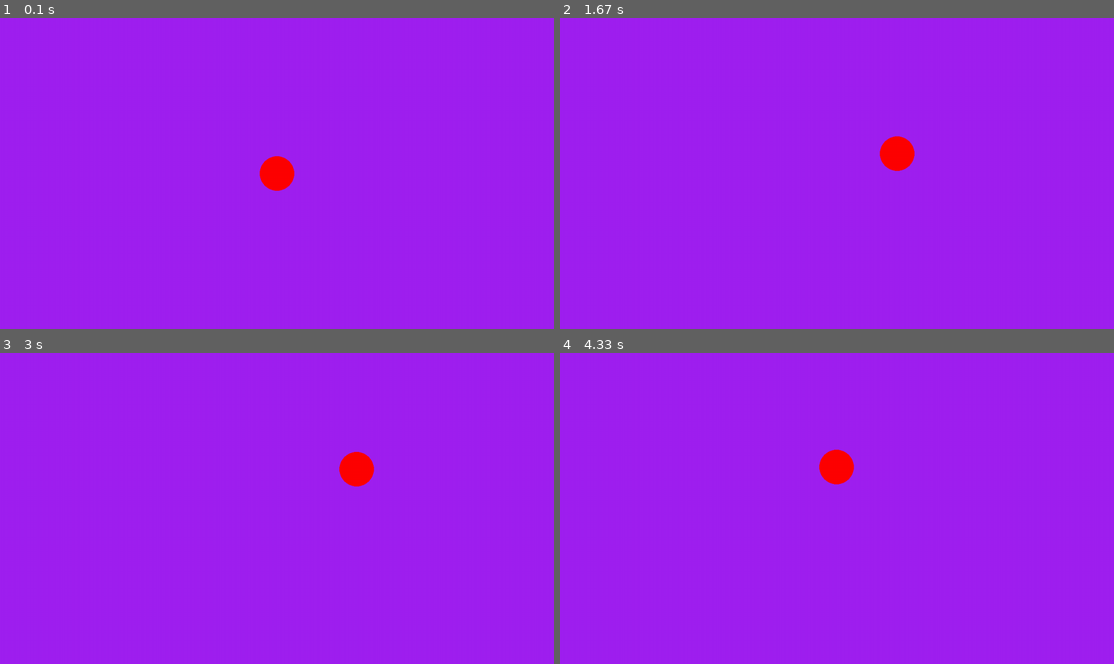
Above: before the commit, frames 1-4 (two rows, left to right).
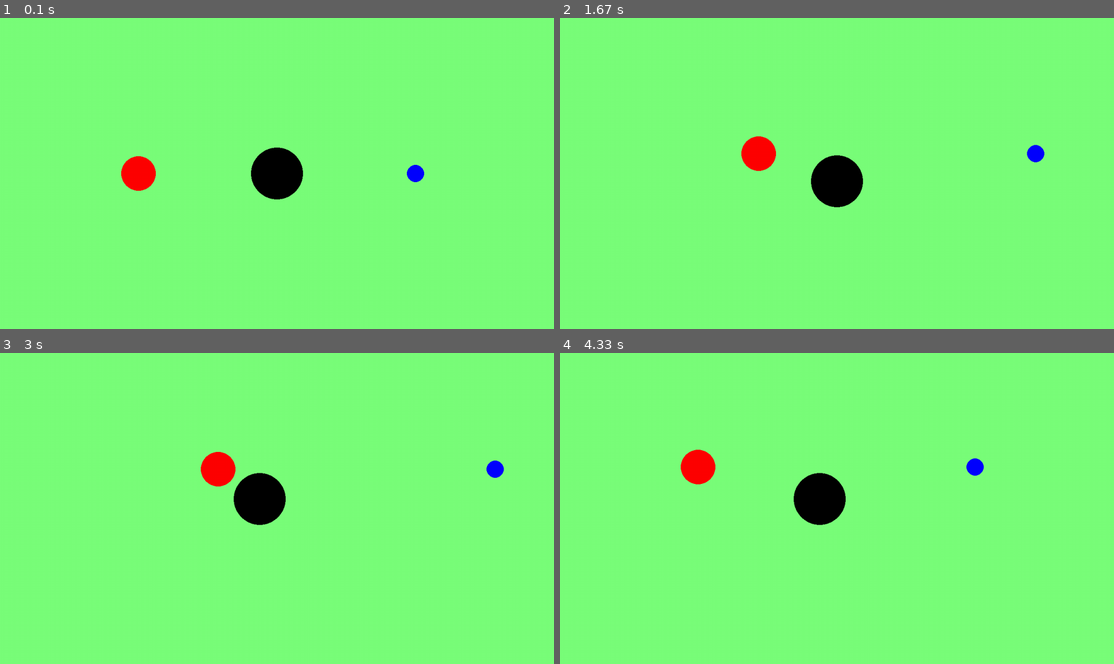
Above: after the commit, the same moments.

Repository: ryanpereda/pygame-test
Game: pygame game, started from pygame-test.py
The game is run twice, just before and just after one commit, with the same random seed, the same clock (stepped at 60 frames per second) and the same inputs.
Inputs (mouse positions are in pixels of both pictures, inside the frame that each line leads up to):
- Up to frame 1 (0.1 s): no input
- Up to frame 2 (1.67 s): press the mouse at (814, 185) at 0.37 s; move the mouse to (914, 176) at 0.47 s; release the mouse at (1014, 164) at 0.6 s; hold Right 0.67-1.13 s; hold D 0.67-1.13 s; move the mouse to (837, 195) at 0.7 s; press the mouse at (814, 185) at 1.2 s; move the mouse to (742, 217) at 1.3 s; release the mouse at (665, 245) at 1.43 s; hold Up from 1.5 s (still down); hold W from 1.5 s (still down)
- Up to frame 3 (3 s): release Up at 1.8 s; release W at 1.8 s; press the mouse at (254, 520) at 1.87 s; move the mouse to (193, 458) at 1.97 s; release the mouse at (132, 393) at 2.1 s; hold Right 2.17-2.63 s; hold D 2.17-2.63 s; hold Left from 2.67 s (still down); hold A from 2.67 s (still down)
- Up to frame 4 (4.33 s): release Left at 3.2 s; release A at 3.2 s; hold Down 3.23-3.53 s; hold S 3.23-3.53 s; hold Left 3.57-3.97 s; hold A 3.57-3.97 s; hold Up from 4 s (still down); hold W from 4 s (still down)

The runs differ from the first frame. In frame 1, 100% of the frame differs, in the area x 0-100%, y 0-100%; in frame 2, 100%; in frame 3, 100%; in frame 4, 100%.

Commit message:
three circles

Diff:
--- a/pygame-test.py
+++ b/pygame-test.py
@@ -1,21 +1,64 @@
 import pygame
+import sys
+# todo: keep a circle where the mouse was pressed that shows dx and dy
+pygame.init()
 
-pygame.init()
-screen = pygame.display.set_mode((1280, 720))
+screen_width, screen_height = 1280, 720
+screen = pygame.display.set_mode((screen_width, screen_height))
+pygame.display.set_caption("Circles")
 clock = pygame.time.Clock()
 running = True
 dt = 0
 
-player_pos = pygame.Vector2(screen.get_width() / 2, screen.get_height() / 2)
+player_pos = pygame.Vector2(screen.get_width() / 4, screen.get_height() / 2)
+player2_pos = pygame.Vector2(screen.get_width() * 3 / 4, screen.get_height() / 2)
+player3_pos = pygame.Vector2(screen.get_width() / 2, screen.get_height() / 2)
+
+is_mouse_clicked = False
+original_mouse_position = None
+max_speed = 300
 
 while running:
     for event in pygame.event.get():
         if event.type == pygame.QUIT:
             running = False
+        elif event.type == pygame.MOUSEBUTTONDOWN:
+            if event.button == 1:
+                is_mouse_clicked = True
+                original_mouse_position = pygame.mouse.get_pos()
+                pygame.mouse.set_visible(False)
+        elif event.type == pygame.MOUSEBUTTONUP:
+            if event.button == 1:
+                is_mouse_clicked = False
+                pygame.mouse.set_visible(True)
+                pygame.mouse.set_pos(original_mouse_position)
 
-    screen.fill("purple")
+    screen.fill(pygame.Color(122, 255, 122))
+
+    if is_mouse_clicked:
+        current_mouse_position = pygame.mouse.get_pos()
+        pygame.draw.circle(screen, "white", original_mouse_position, 5)
+        delta_x = (current_mouse_position[0] - original_mouse_position[0]) * 5
+        delta_y = (current_mouse_position[1] - original_mouse_position[1]) * 5
+
+        if delta_x > 300:
+            delta_x = 300
+        elif delta_x < -300:
+            delta_x = -300
+        if delta_y > 300:
+            delta_y = 300
+        elif delta_y < -300:
+            delta_y = -300
+
+        player3_pos = (
+            player3_pos[0] + delta_x * dt,
+            player3_pos[1] + delta_y * dt
+        )
+
 
     pygame.draw.circle(screen, "red", player_pos, 40)
+    pygame.draw.circle(screen, "blue", player2_pos, 20)
+    pygame.draw.circle(screen, "black", player3_pos, 60)
 
     keys = pygame.key.get_pressed()
     if keys[pygame.K_w]:
@@ -27,6 +70,15 @@
     if keys[pygame.K_d]:
         player_pos.x += 300 * dt
 
+    if keys[pygame.K_UP]:
+        player2_pos.y -= 300 * dt
+    if keys[pygame.K_DOWN]:
+        player2_pos.y += 300 * dt
+    if keys[pygame.K_LEFT]:
+        player2_pos.x -= 300 * dt
+    if keys[pygame.K_RIGHT]:
+        player2_pos.x += 300 * dt
+
     pygame.display.flip()
 
     # limits FPS to 60
@@ -35,3 +87,4 @@
     dt = clock.tick(60) / 1000
 
 pygame.quit()
+sys.exit()
